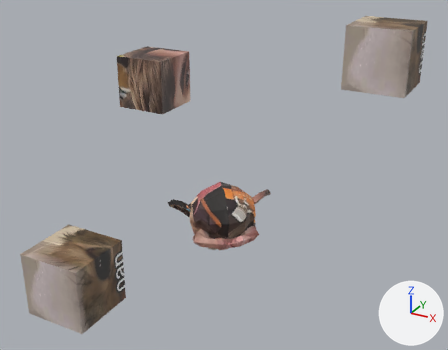
The glTF model Models/untitled.glb as it was, and as the next commit left it.
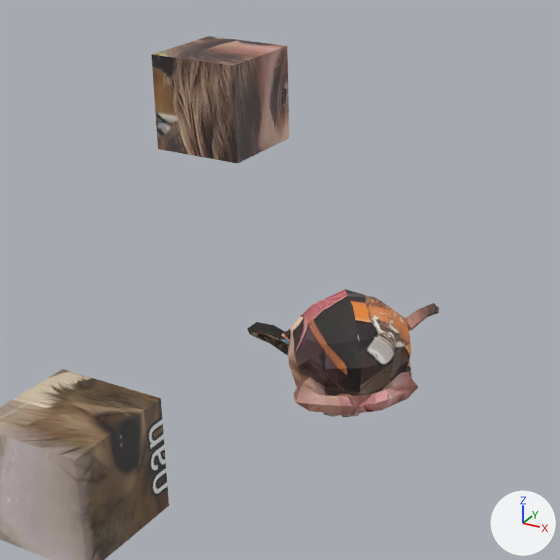
Old and new are each drawn whole from a 50 mm lens placed at (10.38, -19.53, 12.94), pointed at (1.78, -3.9, 5.13) and again close up on the part from 8% to 75% of the width and 8% to 93% of the height. Arrows for +X, +Y and +Z are at lower right; the lights stay in place. Where no turn or scale is listed for an object, it has been applied to the vertices.
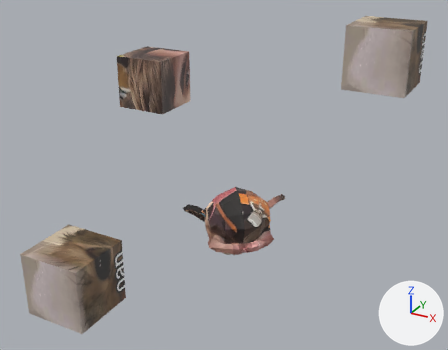
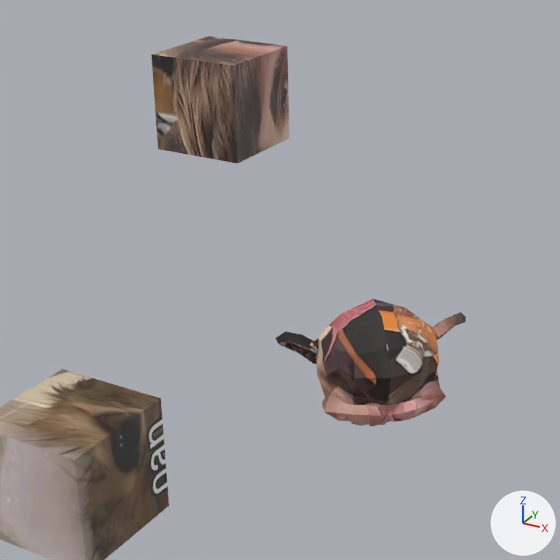
What differs and where, as boxes (x1, y1, x2, y2) in the close-ups (560 x 560 px):
'Suzanne', moved: before (247, 289, 439, 417); after (276, 299, 466, 426)

What the commit changed:
Object 'Suzanne' (ob_suzanne) moves from (3.32, -6.89, 5.38) to (3.68, -6.74, 5.25).
